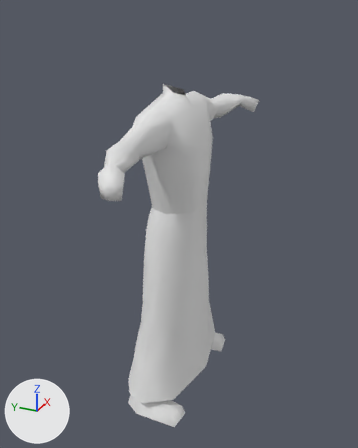
The COLLADA model binaries/data/mods/official/art/meshes/skeletal/m_dress.dae, before and after one commit.
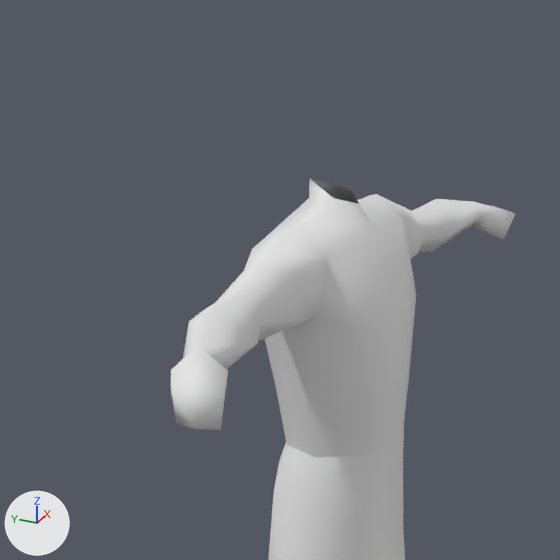
There are two pictures of each version: one whole from a camera (50 mm lens) standing at (-0.111, -0.0497, 0.106) and looking at (0.0005, 0.0005, 0.0502), one close up on the part from 5% to 78% of the width and 0% to 59% of the height. The lights are fixed; the arrows at lower left show +X, +Y and +Z. Where no turn or scale is listed for an object, it has been applied to the vertices.

Objects in the first close-up: 'dress'.
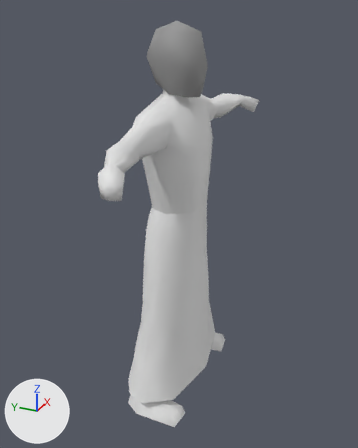
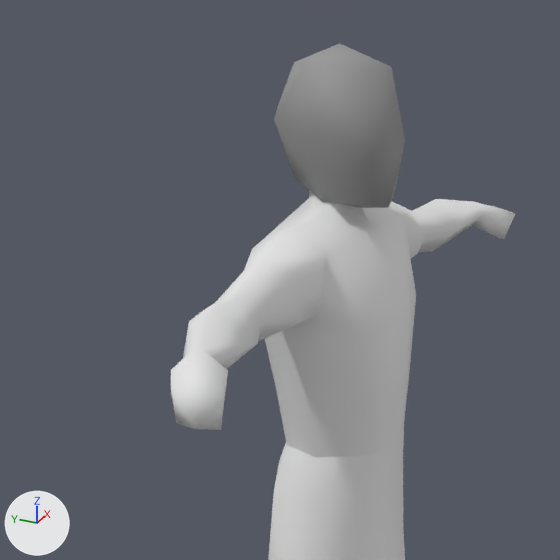
Where the change shows, as pixel boxes (x1, y1, x2, y2) in the close-ups (560 x 560 px):
```json
{"object": "head_dude_PIVOT", "change": "added", "after": [274, 43, 405, 208]}
```

The change, as JSON lines over the scene's bpy script:
```json
{"op": "add", "block": "mat_4___default", "code": ["mat_4___default = principled_material('_4_-_Default')", "mat_4___default.base_color = (0.305, 0.305, 0.305)  # grey #969696", "mat_4___default.roughness = 0.64"]}
{"op": "add", "block": "me_head_dude", "code": ["me_head_dude = bpy.data.meshes.new('head_dude')", "me_head_dude.from_pydata(...)  # 22 vertices, 38 faces; spans x -0.0056..0.0055, y 0.0207..0.0359, z 0.0586..0.0757", "me_head_dude.materials.append(mat_4___default)  # grey #969696"]}
{"op": "add", "block": "ob_head_dude_pivot", "code": ["ob_head_dude_pivot = bpy.data.objects.new('head_dude_PIVOT', me_head_dude)", "ob_head_dude_pivot.location = (0.0, -0.0277, 0.0255)"]}
```
